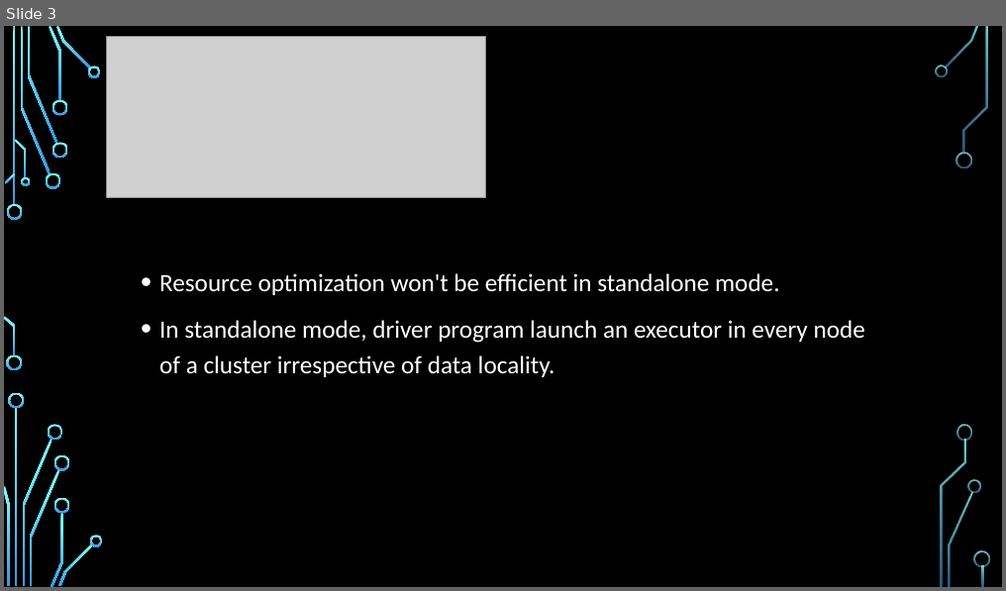
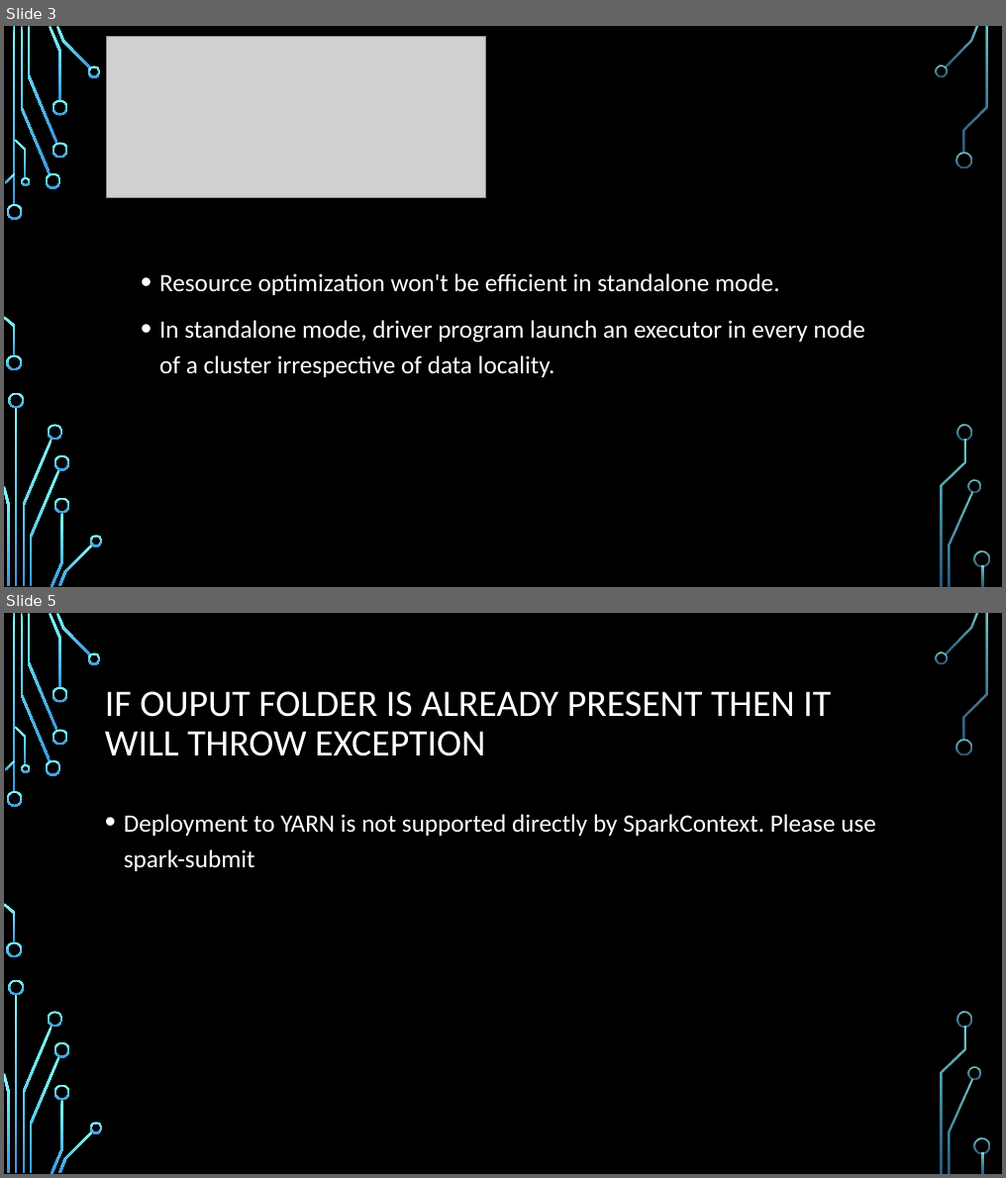
Before and after one commit to ketankk/BDppt, a slide deck: ppt/Spark.pptx. Shown one above the other, each under a label of ours: slide 3 before the commit, slides 3 and 5 after it; the slides between them are not shown. The pictures are 1006x591 and 1006x1178 pixels, drawn with LibreOffice and Linux fonts; fonts in the diff are those of the drawing; grey boxes stand for pictures; background and template pictures are left out. Boxes give left, top, right and bottom in pixels: in the first picture for what was removed or moved away, otherwise in the second. Text is boxed around its words. In the diff, an @@ line names an element or a change of style, - is before the commit and + after.

Commit message:
yarn kafka

```diff
--- a/ppt/Spark.pptx
+++ b/ppt/Spark.pptx
@@ slide 5 added at [4,613,1002,1174], background picture (left out); not listed: 36 template elements that a slide beside it also shows @@
@@ title added at [105,691,831,757], 36 pt, text #FFFFFF @@
+IF OUPUT FOLDER IS ALREADY PRESENT THEN IT WILL THROW EXCEPTION
@@ text added at [124,814,876,871], 24 pt, text #FFFFFF @@
+• Deployment to YARN is not supported directly by SparkContext. Please use spark-submit
```
Also in this commit, not shown: 2 other slides added, 5 other files.
